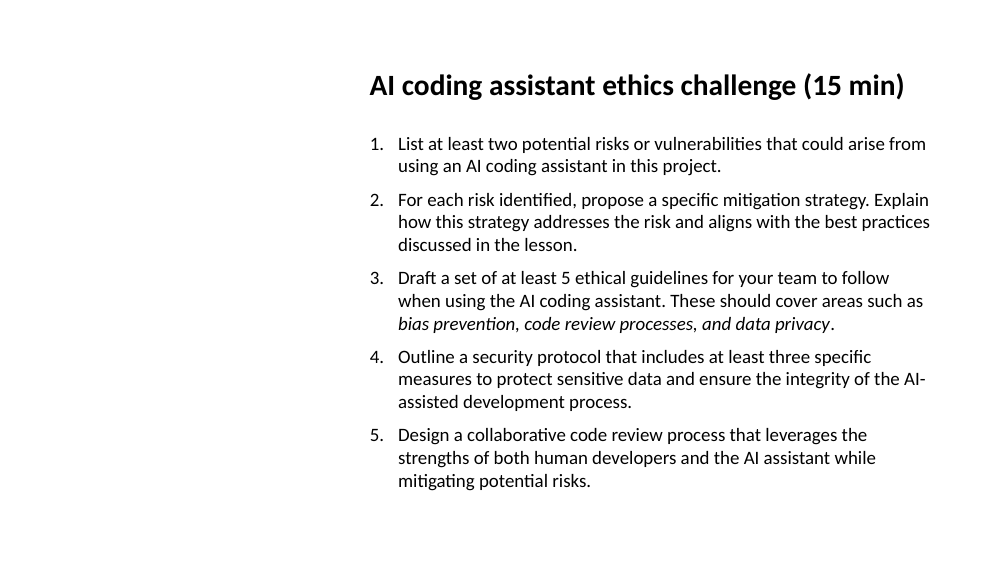
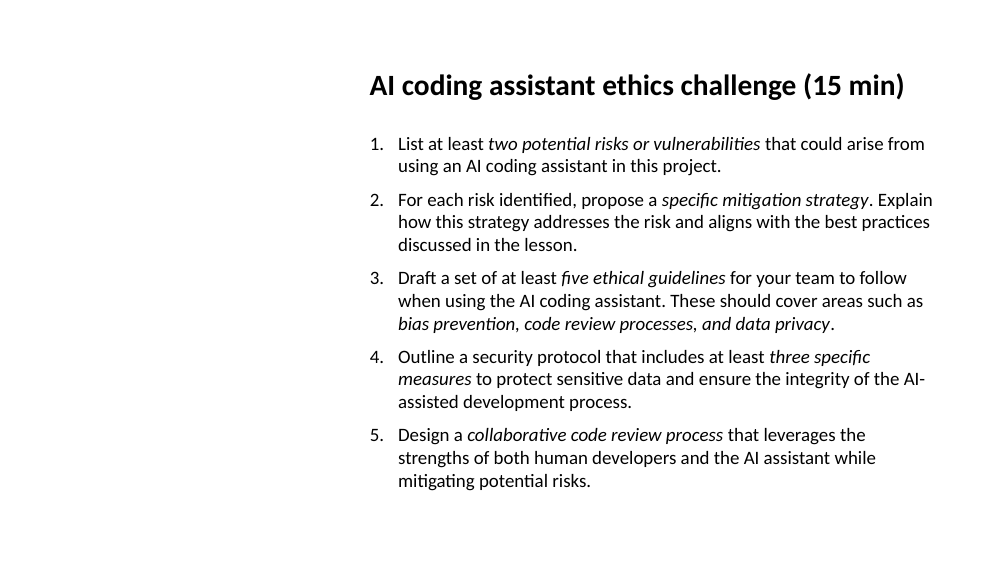
Before and after one commit to olgaminaeva/gen-ai-coding, a slide deck: slide 1 of instructors/episode3.pptx. Drawn at 1008x567 pixels with LibreOffice and Linux fonts; fonts in the diff are those of the drawing; background and template pictures are left out. Boxes give left, top, right and bottom in pixels: in the first picture for what was removed or moved away, otherwise in the second. Text is boxed around its words. In the diff, an @@ line names an element or a change of style, - is before the commit and + after.

```diff
--- a/instructors/episode3.pptx
+++ b/instructors/episode3.pptx
@@ text at (398,137,933,491): italic on in "two potential risks or vulnerabilities", "specific mitigation strategy.", "three specific measures", "collaborative code review process" @@
@@ text at (398,271,923,333): text changed @@
-3. Draft a set of at least 5 ethical guidelines for your team to follow when using the AI coding assistant. These should cover areas such as bias prevention, code review processes, and data privacy.
+3. Draft a set of at least five ethical guidelines for your team to follow when using the AI coding assistant. These should cover areas such as bias prevention, code review processes, and data privacy.
```
Also in this commit, not shown: 6 other slides changed, 1 slide added, 2 slides removed, 1 other file.
